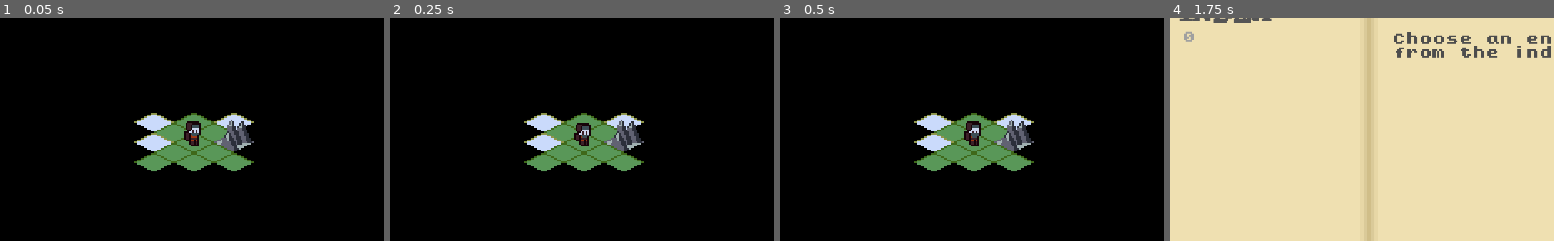
Above: before the commit, frames 1-4 (left to right).
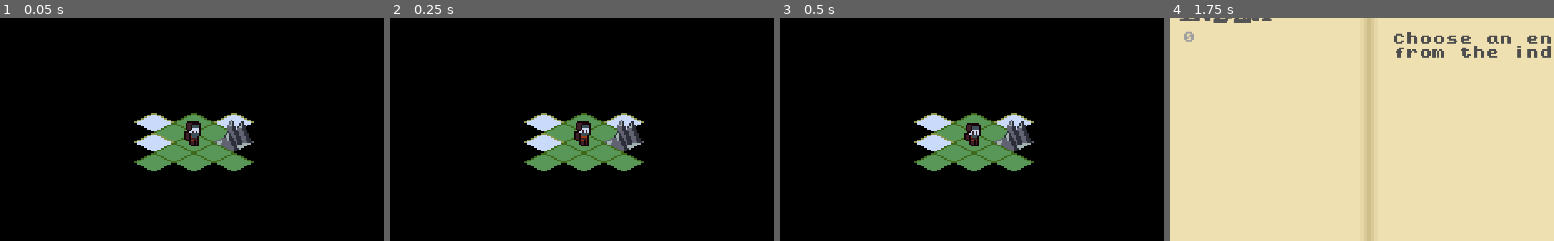
Above: after the commit, the same moments.

Repository: ZeeHatcher/project-forgotten
Game: Godot game, scene res://scenes/main/main.tscn
Same seed, same stepped clock (60 frames per second), same inputs: the game is played once before the commit and once after it. This scene is started directly instead of the project's main scene.
Inputs (mouse positions are % of the whole screen's width and height, from its top left):
- Up to frame 1 (0.05 s): no input
- Up to frame 2 (0.25 s): no input
- Up to frame 3 (0.5 s): no input
- Up to frame 4 (1.75 s): click (86, 91) at 0.5 s; click (91, 91) at 1.25 s
The pictures show only the part of the screen within x 27-77%, y 22-72%; the shares and areas given below are measured in that part.

The runs differ from the first frame. In frame 1, less than 0.1% of the frame differs, in the area x 49-53%, y 50-54%; in frame 2, 0.1%, in the area x 47-53%, y 46-54%; in frame 3, 0.1%; in frame 4, nothing differs.

Commit message:
feat: connect player death to journal

Diff:
--- a/entities/player/player.tscn
+++ b/entities/player/player.tscn
@@ -55,6 +55,7 @@
 position = Vector2( 0, -10 )
 frames = SubResource( 7 )
 animation = "idle"
+frame = 2
 playing = true
 
 [node name="EventDetector" type="Area2D" parent="."]
--- a/misc/gamesave_service.gd
+++ b/misc/gamesave_service.gd
@@ -71,6 +71,8 @@
 
 	emit_signal("update_saves", get_save_count())
 
+	set_process_input(true)
+
 
 func get_tilemap_data(tilemap) -> Dictionary:
 	var tilemap_data = {}
--- a/scenes/main/main.gd
+++ b/scenes/main/main.gd
@@ -11,12 +11,12 @@
 onready var _event_tiles := $EventTiles
 onready var _event_service := $EventService
 onready var _gamesave_service := $GameSaveService
+onready var _journal := $CanvasLayer/Journal
 
 
 func _ready():
 	unfog_tilemap(_player.global_position, 3)
 	_gamesave_service.save_game()
-
 
 
 func _on_EventTiles_event_triggered(event_name: String):
@@ -38,4 +38,5 @@
 
 
 func _on_Player_dead():
-	pass # Replace with function body.
+	_gamesave_service.set_process_input(false)
+	_journal.show()
--- a/scenes/main/main.tscn
+++ b/scenes/main/main.tscn
@@ -237,6 +237,7 @@
 [connection signal="unfog_cell" from="." to="WorldFog" method="_on_unfog_cell"]
 [connection signal="event_triggered" from="Terrain" to="EventService" method="start_event"]
 [connection signal="event_triggered" from="EventTiles" to="EventService" method="start_event"]
+[connection signal="dead" from="Player" to="." method="_on_Player_dead"]
 [connection signal="moved" from="Player" to="." method="_on_Player_moved"]
 [connection signal="moved" from="Player" to="Terrain" method="trigger_event_at"]
 [connection signal="moved" from="Player" to="GameSaveService" method="_on_Player_moved"]
